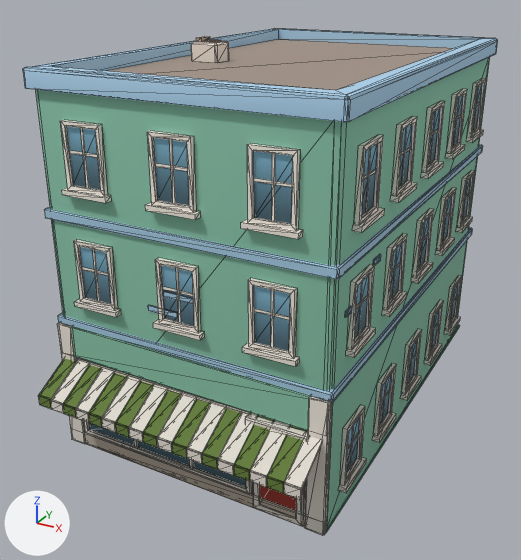
The glTF model newcity/art/kit/boylston_s8.glb as it was, and as the next commit left it.
Both versions are drawn from a 50 mm camera at (10.4, -21.4, 14.4) aimed at (-0.4, -1.7, 4.5). The axes (+X, +Y, +Z) are drawn at lower left. The lights are the same throughout. The first picture is the older version. Mesh edges are drawn as thin lines. Vertices at exactly the same position are counted once.

The first picture shows 'boylston_s8'.
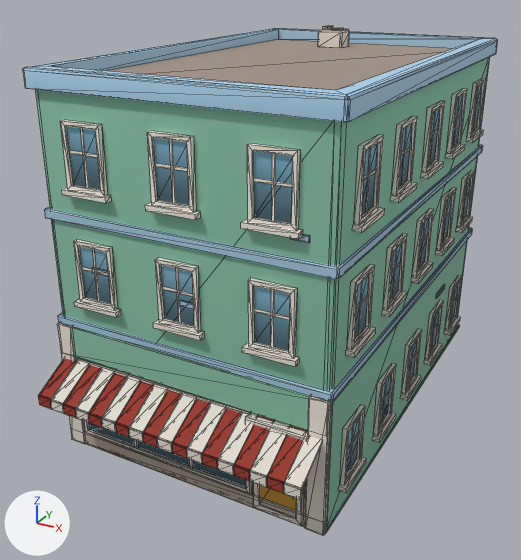
Where the change shows, as pixel boxes [x1, y1, x2, y2] in the pictures (521 x 560 px; the box of a moved part takes in the faces that stretch with it):
'boylston_s8', reshaped: before [23, 28, 498, 536]; after [23, 25, 498, 536]
part 1 of me_boylston_s8, moved or reshaped (not visible before): after [290, 234, 310, 243]
part 2 of me_boylston_s8, moved or reshaped (not visible before): after [180, 301, 194, 310]
part 3 of me_boylston_s8, moved or reshaped (not visible afterwards): before [163, 291, 193, 304]
part 4 of me_boylston_s8, moved or reshaped: before [148, 305, 177, 318]; after [92, 268, 108, 277]
part 5 of me_boylston_s8, moved or reshaped: before [373, 254, 381, 265]; after [385, 405, 389, 413]
part 6 of me_boylston_s8, moved or reshaped: before [345, 306, 351, 317]; after [436, 284, 445, 298]
part 7 of me_boylston_s8, moved or reshaped: before [206, 40, 221, 42]; after [332, 28, 344, 30]
part 8 of me_boylston_s8, moved or reshaped: before [191, 41, 229, 63]; after [318, 29, 350, 48]
part 9 of me_boylston_s8, moved or reshaped: before [196, 36, 210, 42]; after [323, 25, 333, 30]
part 10 of me_boylston_s8, surface changed: before [38, 254, 389, 510]; after [38, 234, 389, 510]

What the commit changed:
me_boylston_s8 has 1856 vertices, 2518 faces and spans x -4.7..4.7, y -8.4..7.2, z 0.0..12.2.
me_boylston_s8 is used by ob_boylston_s8; location (0.0, 0.0, 0.0).
me_boylston_s8 part 1: the loose piece of 16 vertices spanning x 2.9..3.4, y -7.0, z 1.7..1.9 is moved by (0.4, 0.0, 6.7).
me_boylston_s8 part 2: the loose piece of 16 vertices spanning x -3.5..-2.8, y -7.0, z 2.1..2.3 is scaled about its middle by (0.66, 1, 1), then moved by (3.4, 0.0, 3.8).
me_boylston_s8 part 3: the loose piece of 16 vertices spanning x -0.5..0.5, y -7.0, z 6.0..6.2 is moved by (-1.8, 0.0, -3.7).
me_boylston_s8 part 4: the loose piece of 16 vertices spanning x -1.1..-0.1, y -7.0, z 5.5..5.6 is scaled about its middle by (0.746, 1, 1), then moved by (-2.0, 0.0, 0.7).
me_boylston_s8 part 5: the loose piece of 16 vertices spanning x 4.5, y -4.5..-4.0, z 7.0..7.2 is moved by (0.0, 2.1, -5.9).
me_boylston_s8 part 6: the loose piece of 16 vertices spanning x 4.5, y -6.3..-5.8, z 6.3..6.5 is scaled about its middle by (1, 2.03, 1), then moved by (0.0, 9.2, -3.1).
me_boylston_s8 part 7: the loose piece of 16 vertices spanning x -2.8..-2.3, y -1.1..-0.6, z 12.1 is moved by (1.7, 6.0, 0.0).
me_boylston_s8 part 8: the loose piece of 20 vertices spanning x -3.2..-2.2, y -1.3..-0.5, z 11.5..12.1 is moved by (1.7, 6.0, 0.0).
me_boylston_s8 part 9: the loose piece of 8 vertices spanning x -3.1..-2.9, y -1.1..-0.6, z 12.1..12.2 is moved by (1.7, 6.0, 0.0).
me_boylston_s8 part 10: 318 kept faces spanning x -4.5..4.5, y -8.4..5.9, z 0.2..10.4 get new texture (UV) coordinates.
